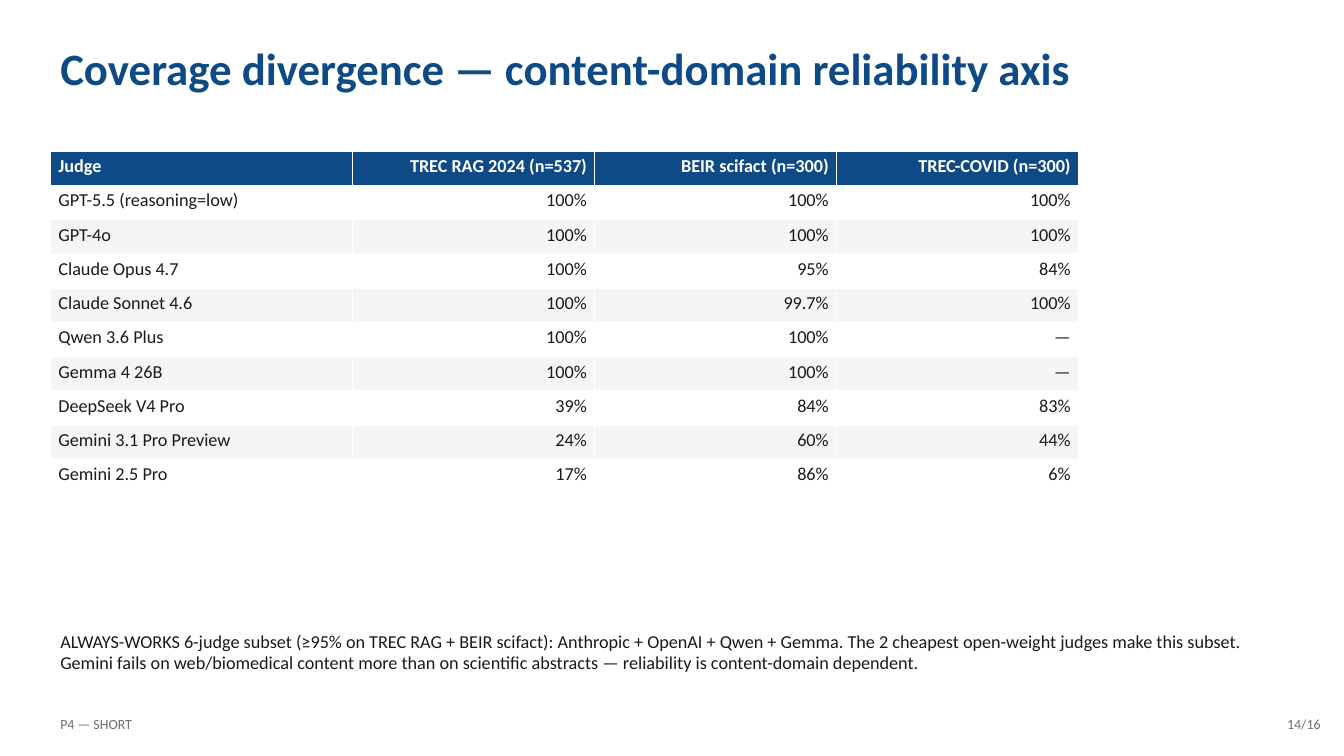
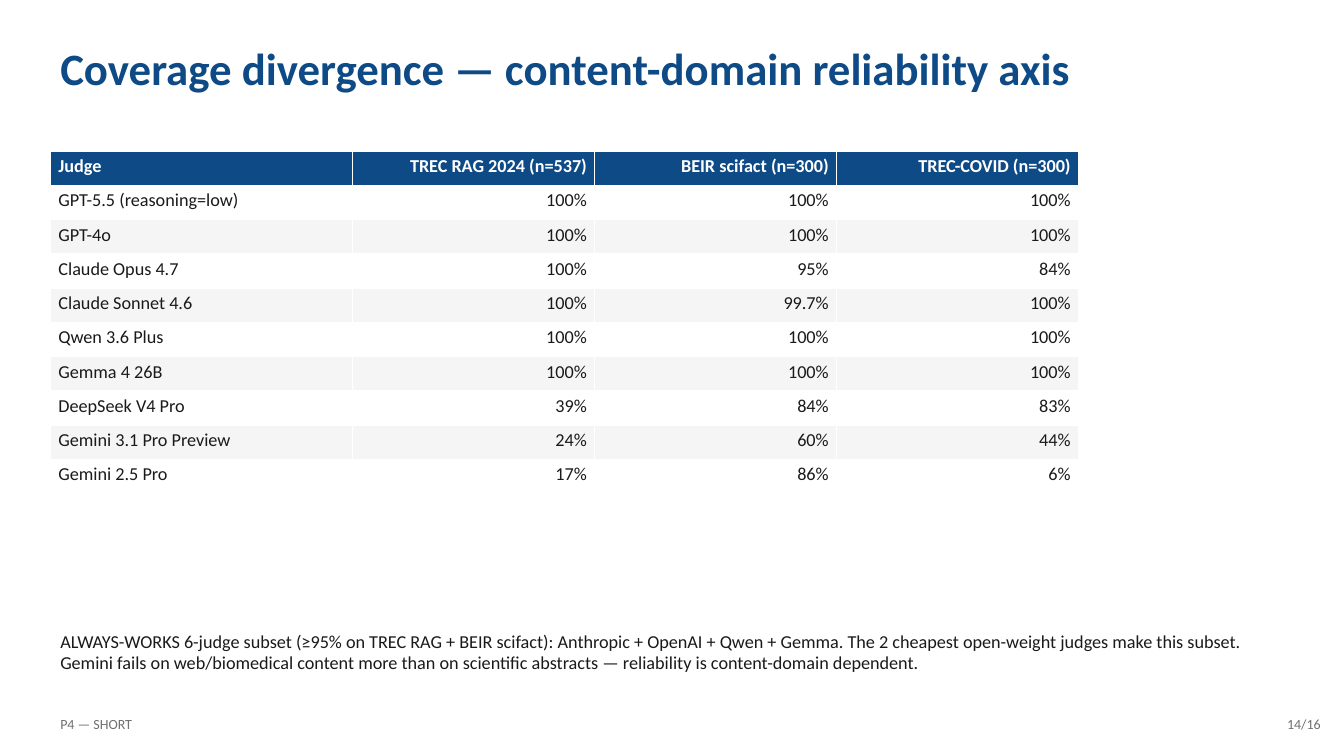
Before and after one commit to asukul/RAG-Eval-LLM-Judge, a slide deck: slide 14 of slides/P4-SHORT.pptx. Drawn at 1344x756 pixels with LibreOffice and Linux fonts; fonts in the diff are those of the drawing. Boxes give left, top, right and bottom in pixels: in the first picture for what was removed or moved away, otherwise in the second. Text is boxed around its words. In the diff, an @@ line names an element or a change of style, - is before the commit and + after.

```diff
--- a/slides/P4-SHORT.pptx
+++ b/slides/P4-SHORT.pptx
@@ table at (x1=50, y1=151, x2=1079, y2=494) @@
-row 6, column 4: —
+row 6, column 4: 100%
-row 7, column 4: —
+row 7, column 4: 100%
```
Also in this commit, not shown: 1 other slide changed, 12 other files.
